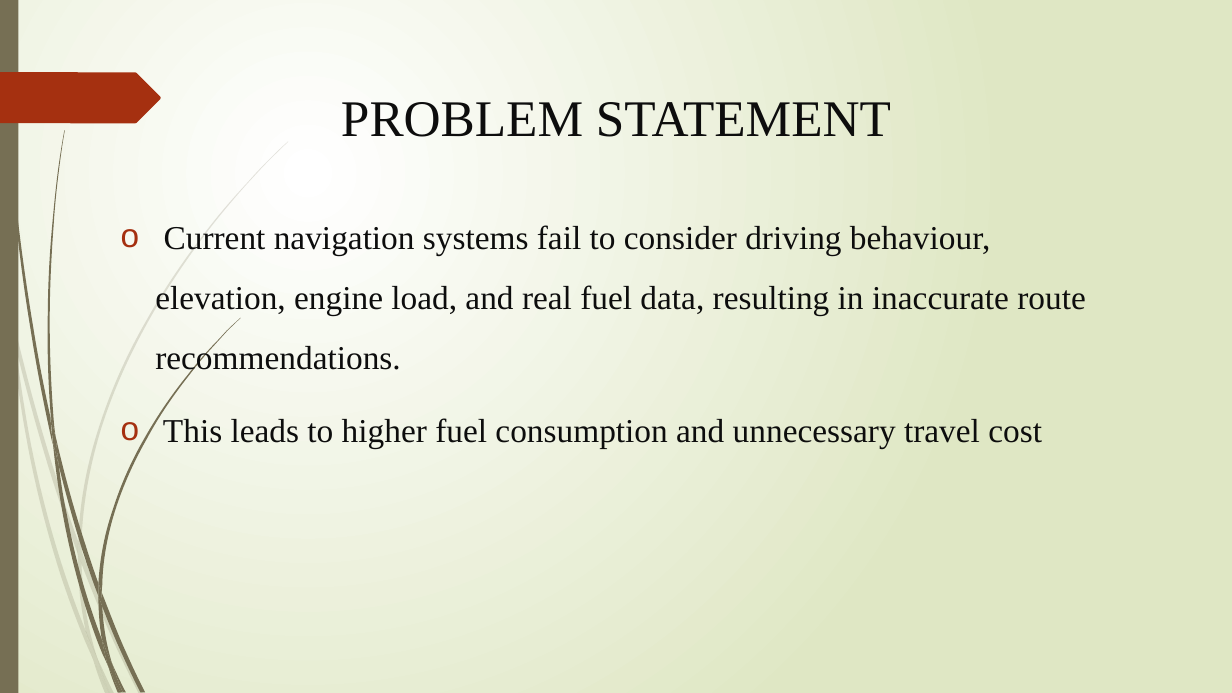
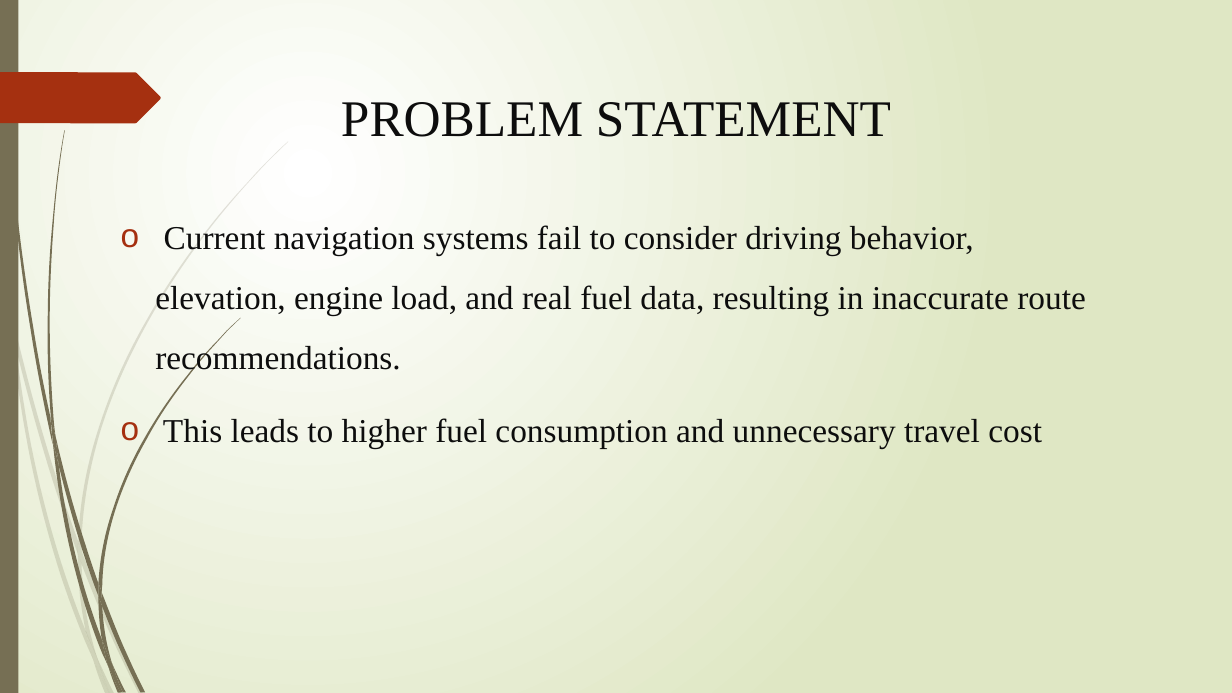
Before and after one commit to Ankit-Pramanick/Fuel_optimization, a slide deck: slide 3 of Project Report.pptx. Drawn at 1232x693 pixels with LibreOffice and Linux fonts; fonts in the diff are those of the drawing. Boxes give left, top, right and bottom in pixels: in the first picture for what was removed or moved away, otherwise in the second. Text is boxed around its words. In the diff, an @@ line names an element or a change of style, - is before the commit and + after.

Commit message:
Complete

```diff
--- a/Project Report.pptx
+++ b/Project Report.pptx
@@ text at (x1=155, y1=225, x2=1086, y2=376): text changed @@
-o Current navigation systems fail to consider driving behaviour, elevation, engine load, and real fuel data, resulting in inaccurate route recommendations.
+o Current navigation systems fail to consider driving behavior, elevation, engine load, and real fuel data, resulting in inaccurate route recommendations.
```
Also in this commit, not shown: 5 other slides changed, 5 slides added, 1 slide removed.
